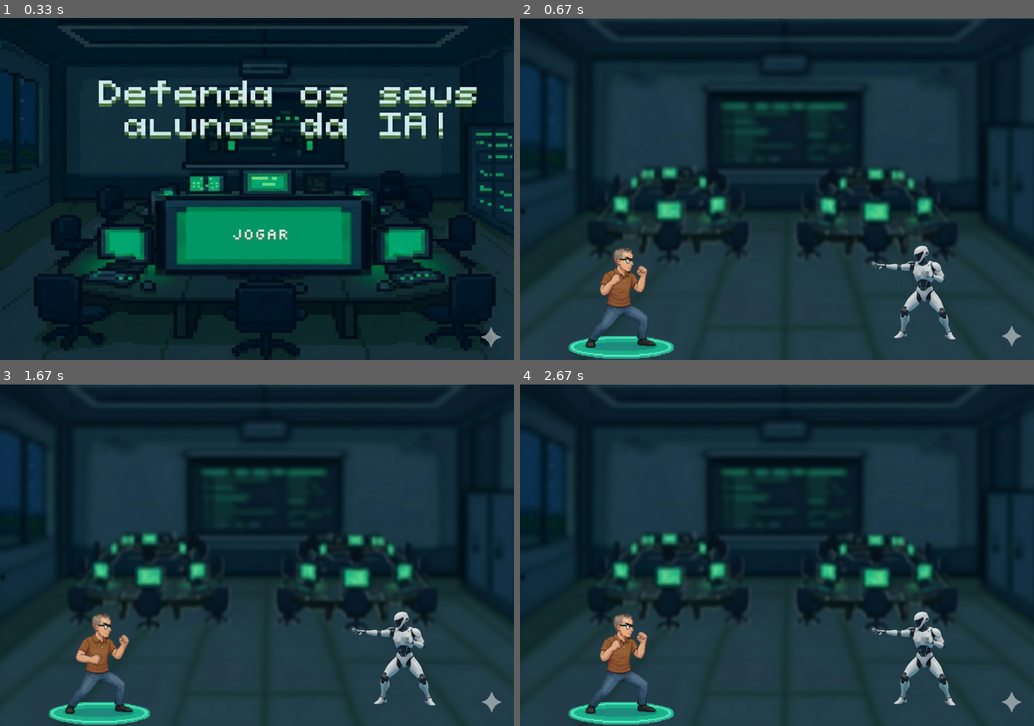
Above: before the commit, frames 1-4 (two rows, left to right).
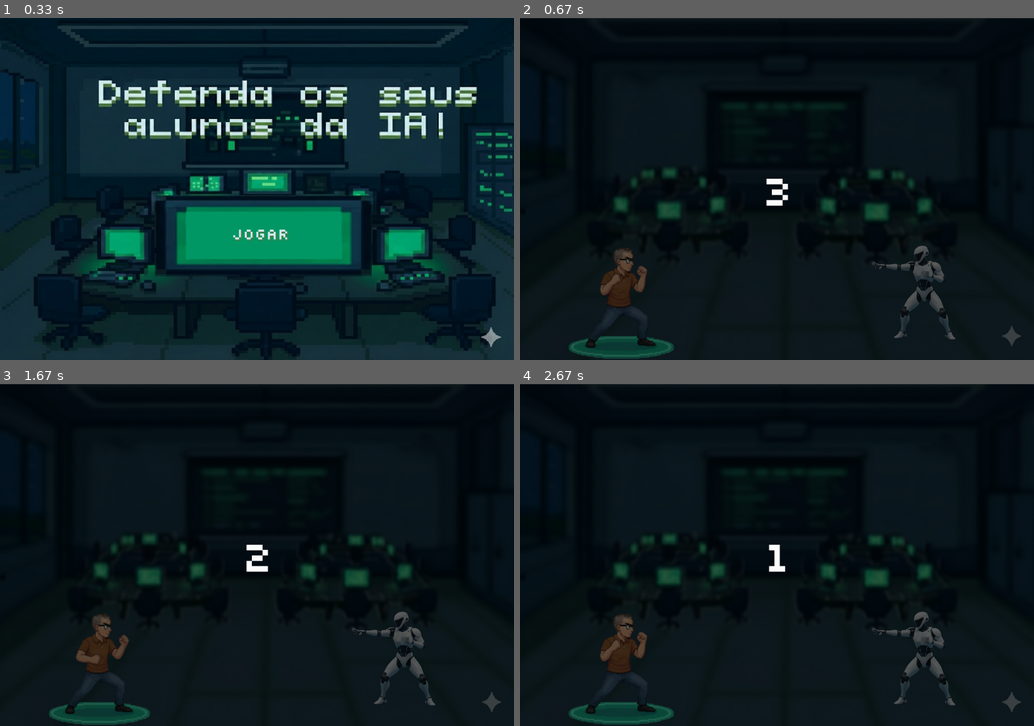
Above: after the commit, the same moments.

Repository: Gabriel-Henrique-2009/Trabalho_PyGames
Game: pygame game, started from Trabalho_PyGames/sistemadetiro.py
The game is run twice, just before and just after one commit, with the same random seed, the same clock (stepped at 60 frames per second) and the same inputs.
Inputs:
- Up to frame 1 (0.33 s): no input
- Up to frame 2 (0.67 s): click "Jogar" at 0.38 s
- Up to frame 3 (1.67 s): no input
- Up to frame 4 (2.67 s): no input

Frame 1 is identical in both runs. In frame 2, 87% of the frame differs, in the area x 0-100%, y 0-100%; in frame 3, 87%; in frame 4, 87%.

Commit message:
Sistema de tiro do boss. Animação de pulo. Countdown antes de iniciar o jogo para o player não perder vida insta. Vida do player para testes e tbm ser mais divertido.

Diff:
--- a/Trabalho_PyGames/jogo_principal.py
+++ b/Trabalho_PyGames/jogo_principal.py
@@ -57,13 +57,14 @@
 
 # CONFIGURAÇÕES DO SPRITE
 class jogador(pygame.sprite.Sprite):
-    def __init__(self,img_parado2,img_parado3,img_ataque):
+    def __init__(self,img_parado2,img_parado3,img_ataque,img_pulo):
         super().__init__()
         self.frames_idle = [img_parado2,img_parado3]
         self.img_ataque = img_ataque
         self.index_animacao = 0
         self.image = self.frames_idle[self.index_animacao]
         self.rect = self.image.get_rect()
+        self.img_pulo = img_pulo
         self.frames_ataque_restante = 0
         self.esquerda = False
         self.velocidade_animacao = 0.05
@@ -93,7 +94,14 @@
 
 img_atk_raw = pygame.image.load("imagem-alexandre.png").convert_alpha()
 img_atk = pygame.transform.scale(img_atk_raw, (285,320))
-alexandre = jogador(img_f2,img_f3,img_atk)
+
+img_pulo_raw = pygame.image.load("alexandrepulando.png")
+img_pulo = pygame.transform.scale(img_pulo_raw,(267,310))
+
+
+alexandre = jogador(img_f2,img_f3,img_atk,img_pulo)
+
+
 grupo_jogador = pygame.sprite.GroupSingle(alexandre)
 
 imagem_atual = imagem_alexandre_parado
@@ -127,7 +135,7 @@
             if estado_jogo == "MENU":
                 if botao_menu_teste.collidepoint(evento.pos):
                     estado_jogo = "JOGANDO"
-                    vida_teste_5 = 0
+                    vida_teste = 0
 
             elif estado_jogo == "JOGANDO":
                 if evento.button == 1:
@@ -203,7 +211,7 @@
                 print("OMYGODE VC ACERTOU O FUKING ROBO")
 
 
-        if vida_teste_5 >= 15:
+        if vida_teste >= 15:
             print("UAU VC É INCRIVEL, VOCÊ GANHOU UM PUDIM! 🍮 ")
             estado_jogo = "MENU"
 
--- a/Trabalho_PyGames/sistemadetiro.py
+++ b/Trabalho_PyGames/sistemadetiro.py
@@ -11,12 +11,19 @@
 rodando = True
 estado_jogo = "MENU"
 
+
+fonte_contagem = pygame.font.Font("Silkscreen-Regular.ttf", 100)
+contagem = 3
+contagem_final = 0
+
+
 armazenar_tiro = []
 velocidade_tiro = 10
 imagem_tiro = pygame.image.load("projetil-teste.png").convert_alpha() #tirar o fundo do png maldito 😒
 imagem_tiro = pygame.transform.scale(imagem_tiro, (25, 25))
 vida_teste = 0
-
+vida_player = 3
+tempo_imunidade_player = 0
 var_muni = 1
 temposs = 0
 carregando_tiro = False
@@ -26,8 +33,9 @@
 armazenar_tiro_boss = []
 velocidade_tiro_boss = 7
 imagem_atk_chatgpt = pygame.image.load("chatgptlogo.png").convert_alpha()
-imagem_atk_chatgpt = pygame.transform.scale(imagem_atk_chatgpt,(25,25))
-
+imagem_atk_chatgpt = pygame.transform.scale(imagem_atk_chatgpt,(35,35)) # deixei maior que o tiro do jogador para intimidar kkkkkkk
+tempo_ultimo_tiro_robo = 0
+intervalo_dos_tiro = 1.5
 
 
 
@@ -73,11 +81,12 @@
 imagem_robo_original = pygame.image.load("imagem-robo.png")
 imagem_robo = pygame.transform.scale(imagem_robo_original, (267, 300))
 class jogador(pygame.sprite.Sprite):
-    def __init__(self,img_parado2,img_parado3,img_ataque):
+    def __init__(self,img_parado2,img_parado3,img_ataque,img_pulo):
         super().__init__()
         self.frames_idle = [img_parado2,img_parado3]
          #(idle é o nome da animacao de ficar parado e tals)
         self.img_ataque = img_ataque
+        self.img_pulo = img_pulo
         self.index_animacao = 0
         self.image = self.frames_idle[self.index_animacao]
         self.rect = self.image.get_rect()
@@ -85,13 +94,15 @@
         self.esquerda = False
         self.velocidade_animacao = 0.05 #ajuste de velocidade da animação IMPORTANTE
 
-    def update(self,posicao_do_rect,olhando_para_esquerda):
+    def update(self,posicao_do_rect,olhando_para_esquerda,pulando):
         self.rect.topleft = posicao_do_rect
         self.esquerda = olhando_para_esquerda
 
         if self.frames_ataque_restante > 0:
             imagem_atual = self.img_ataque
             self.frames_ataque_restante -= 1
+        elif pulando:
+            imagem_atual = self.img_pulo
         else:
             self.index_animacao += self.velocidade_animacao
             if self.index_animacao >= len(self.frames_idle):
@@ -109,7 +120,11 @@
 
 img_atk_raw = pygame.image.load("imagem-alexandre.png").convert_alpha()
 img_atk = pygame.transform.scale(img_atk_raw, (285,320))
-alexandre = jogador(img_f2,img_f3,img_atk)
+
+img_pulo_raw = pygame.image.load("alexandrepulando.png")
+img_pulo = pygame.transform.scale(img_pulo_raw,(267,310))
+
+alexandre = jogador(img_f2,img_f3,img_atk,img_pulo)
 grupo_jogador = pygame.sprite.GroupSingle(alexandre)
 
 
@@ -147,8 +162,13 @@
             # # Eduardo, aqui que a gnt vai ter que fazer o nosso jogo msm, né? eu coloquei só o botão de jgr. Acho bom fazer o jogo em um outro arquivo e depois, só passar pra cá
             if estado_jogo == "MENU":
                 if botao_menu_teste.collidepoint(evento.pos):
-                    estado_jogo = "JOGANDO"
+                    estado_jogo = "COUNTDOWN"
+                    contagem_final = time.time()
+                    contagem = 3
                     vida_teste_5 = 0
+                    vida_player = 3
+                    armazenar_tiro.clear()
+                    armazenar_tiro_boss.clear()
             elif estado_jogo == "JOGANDO":
                 if evento.button == 1:
                     if var_muni == 1:
@@ -157,6 +177,8 @@
                         direcao = -1 if virado_para_esquerda else 1 #logica de virar o tiro, com o script de antes eles(projeteis) iam somente para a direita  :)
                         armazenar_tiro.append({"rect": novo_tiro_rect, "dire": direcao}) # aqui tá guardando as info
                         var_muni -= 1
+                        temposs = time.time()
+                        carregando_tiro = True
 
                     if var_muni == 0 and not carregando_tiro:
                         temposs = time.time()
@@ -183,9 +205,35 @@
         # e o hitbox funciona ainda rs
         tela.blit(texto_sombra, texto_rect_sombra)
         tela.blit(texto_surface_texto_frente, texto_rect)
-
+    elif estado_jogo == "COUNTDOWN":
+            tela.blit(imagem_fundo, (0,0))
+            grupo_jogador.update(player_rect.topleft, virado_para_esquerda, pulando)
+            grupo_jogador.draw(tela)
+            tela.blit(imagem_robo,enemy_rect)
+
+            overlay = pygame.Surface((1200,800))
+            overlay.set_alpha(150)
+            overlay.fill((0,0,0))
+            tela.blit(overlay, (0,0))
+
+            tempo_atual = time.time()
+            if tempo_atual - contagem_final >= 1.0:
+                contagem -= 1
+                contagem_final = tempo_atual
+            if contagem > 0:
+                texto_num = fonte_contagem.render(str(contagem),True,(255,255,255))
+                rect_num = texto_num.get_rect(center=(600,400))
+                tela.blit(texto_num,rect_num)
+            else:
+                estado_jogo = "JOGANDO"
     elif estado_jogo == "JOGANDO":
         teclas = pygame.key.get_pressed()
+
+        tempo_atual = time.time()
+        if tempo_atual - tempo_ultimo_tiro_robo >= intervalo_dos_tiro:
+            novo_tiro_robo_rect = imagem_atk_chatgpt.get_rect(center=enemy_rect.center)
+            armazenar_tiro_boss.append(novo_tiro_robo_rect)
+            tempo_ultimo_tiro_robo = tempo_atual
 
         if teclas[pygame.K_a] or teclas[pygame.K_LEFT]:
             player_rect.x -= velocidade
@@ -211,7 +259,7 @@
             player_velocidade_y = 0
 
         if player_rect.colliderect(enemy_rect):
-            print("Fim de jogo")
+            print("colidiu com a ia e morreu 🙏😫💔")
             rodando = False
 
         for tiro in armazenar_tiro:
@@ -223,7 +271,23 @@
                 armazenar_tiro.remove(tiro)
                 vida_teste_5 += 1
                 print("OMYGODE VC ACERTOU O FUKING ROBO")
-
+        for tiro2 in armazenar_tiro_boss:
+            tiro2.x -= velocidade_tiro_boss
+            if tiro2.right < 0:
+                armazenar_tiro_boss.remove(tiro2)
+            elif tiro2.colliderect(player_rect):
+                armazenar_tiro_boss.remove(tiro2)
+                if time.time() - tempo_imunidade_player > 1.0:
+                    vida_player -= 1
+                    tempo_imunidade_player = time.time()
+                    print(f"Vc tomou um tiro da IA sigma 🤣🤣, vidas restantes {vida_player}")
+        if player_rect.colliderect(enemy_rect) and time.time() - tempo_imunidade_player:
+            vida_player -= 1
+            tempo_imunidade_player = time.time()
+        if vida_player <= 0:
+            print("VC foi mogado pela IA sigma 🤣🤣🤣")
+            print("tenta dnv beta 🤦‍♂️")
+            estado_jogo = "MENU"
         # sistema de tiro ajustado
         if vida_teste_5 >= 15:  #linha da alteração da vida
             print("UAU VC É INCRIVEL, VOCÊ GANHOU UM PUDIM! 🍮 ")
@@ -233,9 +297,11 @@
         tela.blit(imagem_fundo, (0,0))
         for tiro in armazenar_tiro:
             tela.blit(imagem_tiro, tiro["rect"])
-
-
-        grupo_jogador.update(player_rect.topleft, virado_para_esquerda)
+        for tiro2 in armazenar_tiro_boss:
+            tela.blit(imagem_atk_chatgpt, tiro2)
+
+
+        grupo_jogador.update(player_rect.topleft, virado_para_esquerda, pulando)
         grupo_jogador.draw(tela)
         tela.blit(imagem_robo,enemy_rect)
 
